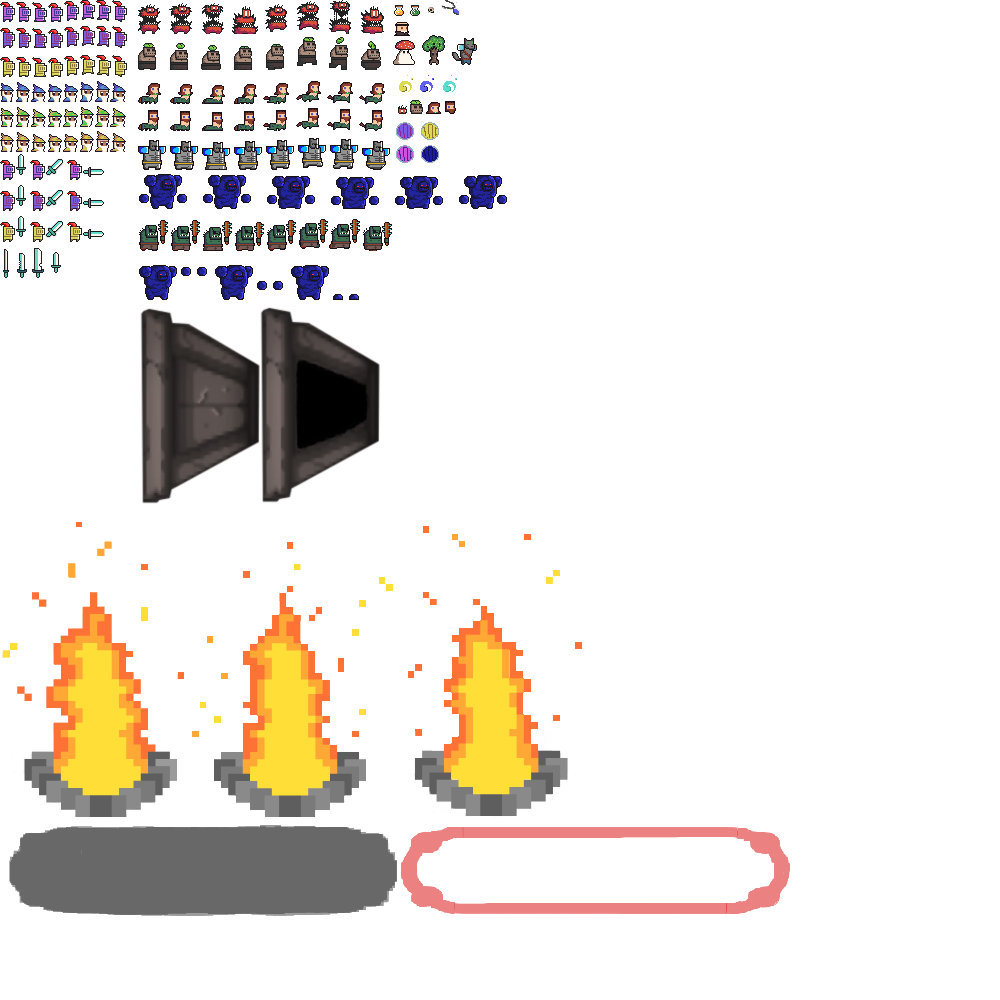
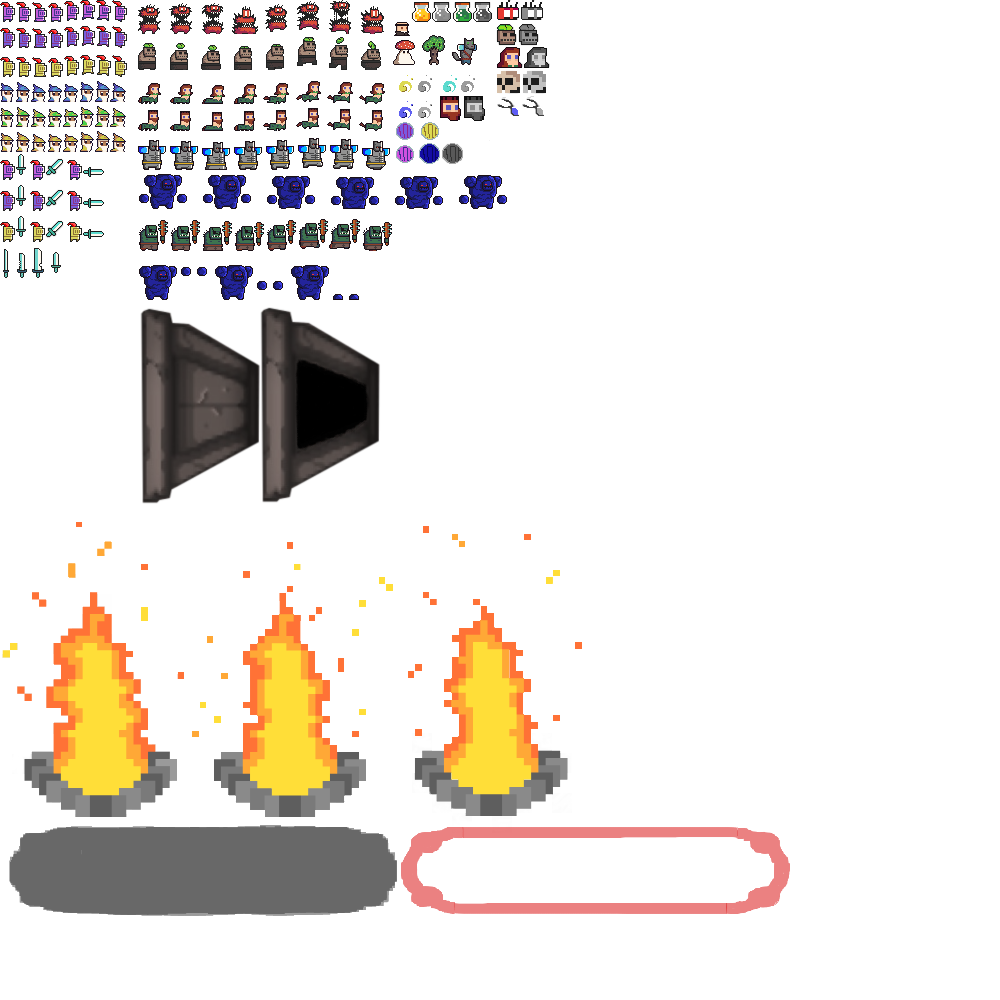
Two versions of the same layered image (1000×1000). Layer-by-layer changes:
painted on "Background" over [394, 0, 572, 821]
